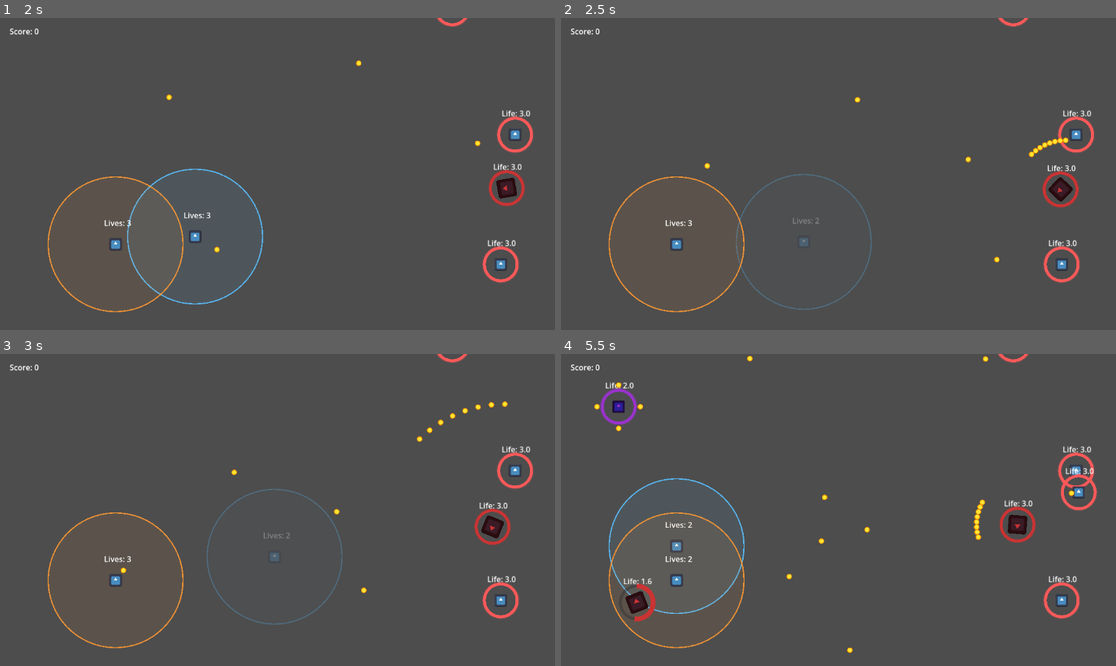
Above: before the commit, frames 1-4 (two rows, left to right).
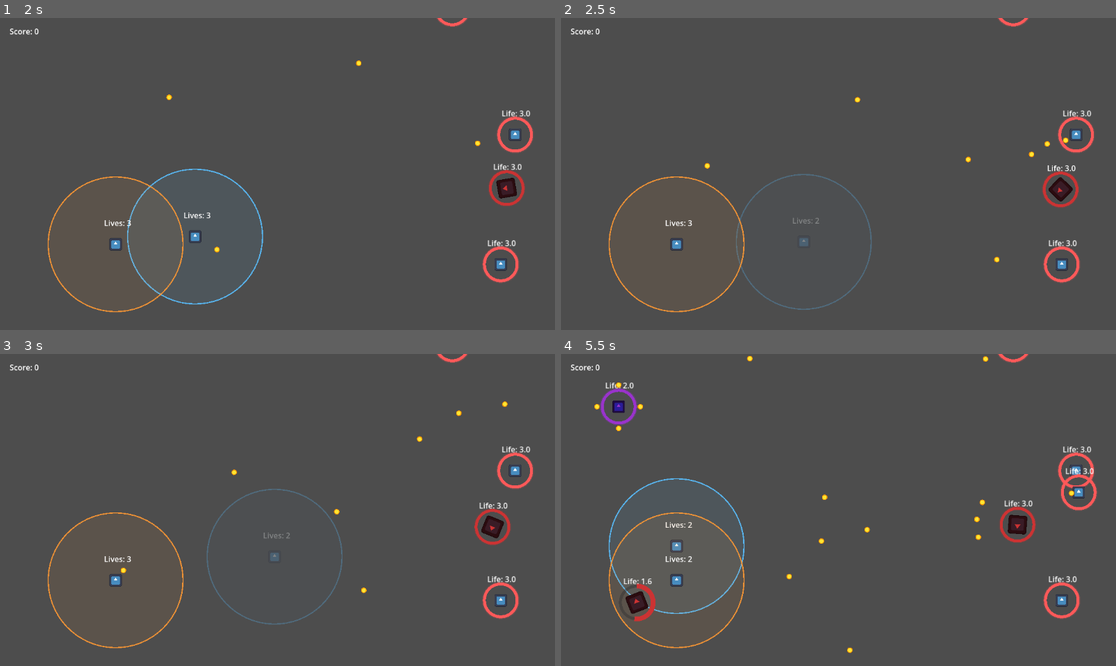
Above: after the commit, the same moments.

Repository: AgustinRamiroDiaz/just-metal-shapes
Game: Godot game, scene res://main_level.tscn
Same seed, same stepped clock (60 frames per second), same inputs: the game is played once before the commit and once after it. The engine's default icon, where the game draws it, is replaced by a stand-in: a white triangle on a blue panel in a dark square.
Inputs:
- Up to frame 1 (2 s): tap Enter at 0.5 s; hold Right (ui_right) 0.53-1.28 s; tap K (p2_down) at 0.6 s; hold Down (ui_down) from 1.28 s (still down); tap J (p2_left) at 1.35 s
- Up to frame 2 (2.5 s): release Down (ui_down) at 2.03 s; hold Right (ui_right) from 2.03 s (still down); tap L (p2_right) at 2.1 s
- Up to frame 3 (3 s): release Right (ui_right) at 2.78 s; hold Up (ui_up) from 2.78 s (still down); tap I (p2_up) at 2.85 s
- Up to frame 4 (5.5 s): release Up (ui_up) at 3.53 s; hold Left (ui_left) 3.53-5.03 s; tap K (p2_down) at 3.6 s; tap J (p2_left) at 4.35 s; hold Down (ui_down) from 5.03 s (still down); tap L (p2_right) at 5.1 s

Frame 1 is identical in both runs. In frame 2, less than 0.1% of the frame differs, in the area x 84-91%, y 38-44%; in frame 3, 0.1%, in the area x 76-90%, y 15-26%; in frame 4, less than 0.1%.

Commit message:
balancing

Diff:
--- a/scripts/components/shotgun_shooter_component.gd
+++ b/scripts/components/shotgun_shooter_component.gd
@@ -1,7 +1,7 @@
 class_name ShotgunShooterComponent
 extends ShooterComponent
 
-@export var shot_count: int = 8
+@export var shot_count: int = 3
 @export var spread_angle: float = 45.0
 
 
